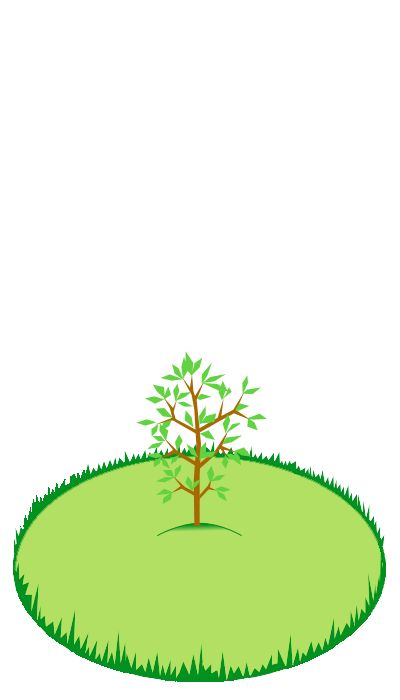
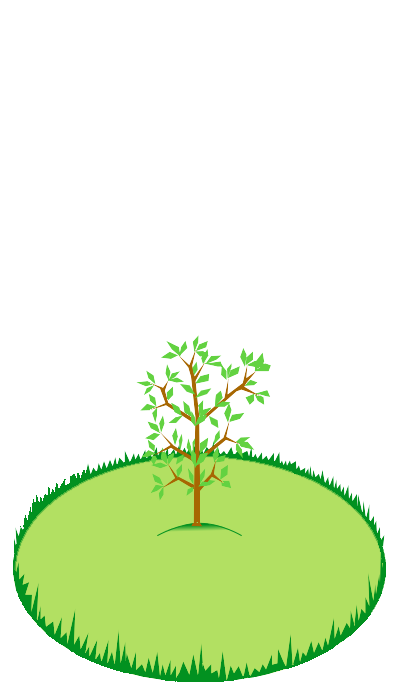
Revision of a layered 400×700 image; what changed, layer by layer:
added layer "дерево - 10" in group "Группа слоёв" over 136, 335, 271, 527
hid "дерево - 9" over 136, 351, 267, 527
